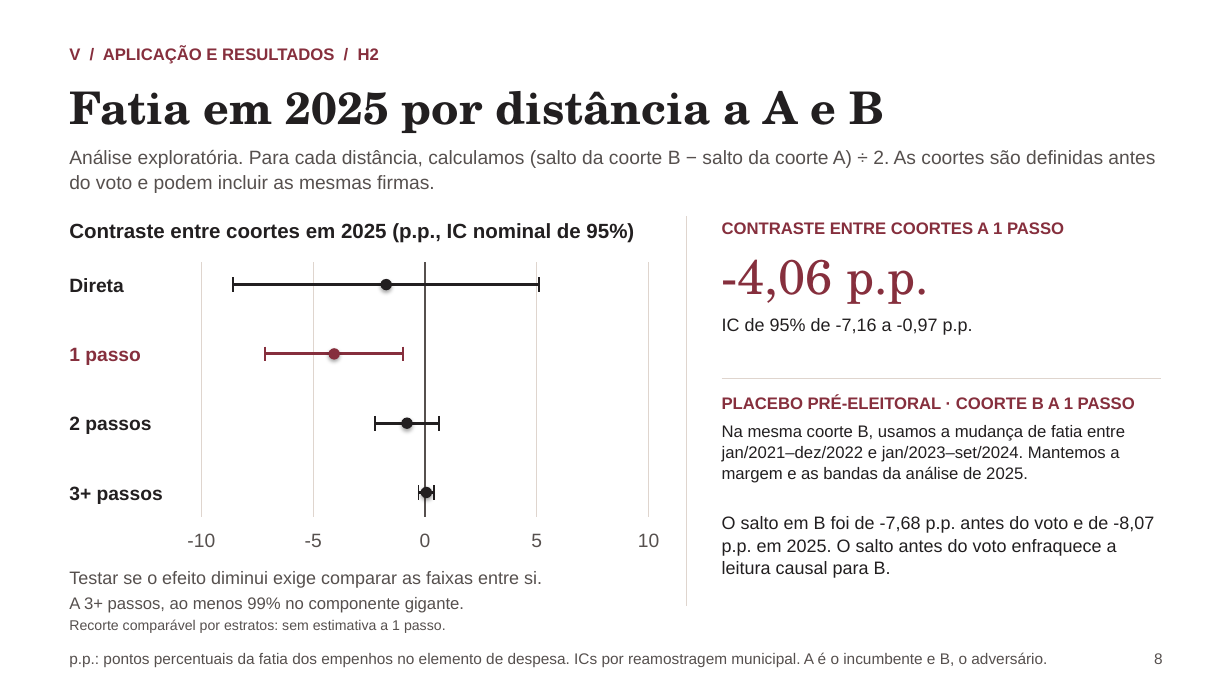
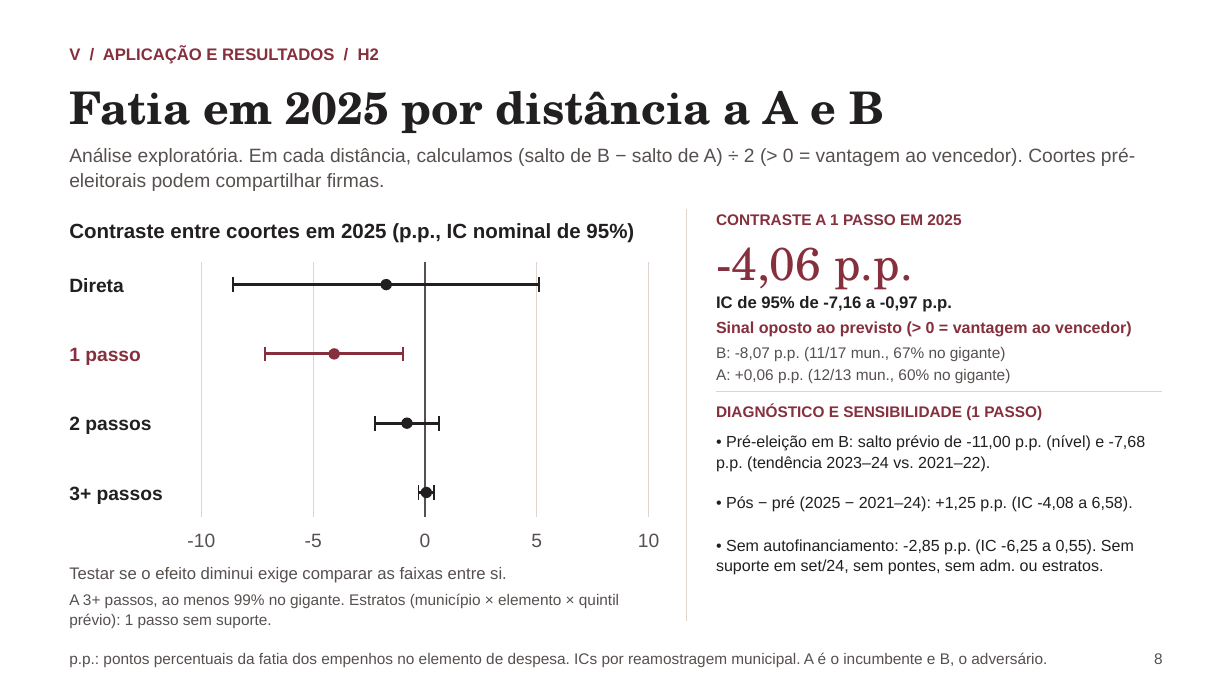
Before and after one commit to rafaelt0/redes-empresariais-alternancia-politica, a slide deck: slide 8 of output/deck.pptx. Drawn at 1232x693 pixels with LibreOffice and Linux fonts; fonts in the diff are those of the drawing. Boxes give left, top, right and bottom in pixels: in the first picture for what was removed or moved away, otherwise in the second. Text is boxed around its words. In the diff, an @@ line names an element or a change of style, - is before the commit and + after.

```diff
--- a/output/deck.pptx
+++ b/output/deck.pptx
@@ text at (69,148,1135,191): text changed @@
-Análise exploratória. Para cada distância, calculamos (salto da coorte B − salto da coorte A) ÷ 2. As coortes são definidas antes do voto e podem incluir as mesmas firmas.
+Análise exploratória. Em cada distância, calculamos (salto de B − salto de A) ÷ 2 (> 0 = vantagem ao vencedor). Coortes pré-eleitorais podem compartilhar firmas.
@@ line moved from (687, 216) - (687, 606) to (687, 209) - (687, 621) @@
@@ text "-4,06 p.p.": place and size @@
-text "-4,06 p.p." at (722,259,929,304)
+text "-4,06 p.p." at (716,247,913,290)
@@ text "-4,06 p.p." at (716,247,913,290): size 38 to 36 pt @@
@@ text at (716,214,961,225): text changed; size 13 to 12 pt @@
-CONTRASTE ENTRE COORTES A 1 PASSO
+CONTRASTE A 1 PASSO EM 2025
@@ text "IC de 95% de -7,16 ...": place and size @@
-text "IC de 95% de -7,16 ..." at (722,318,973,335)
+text "IC de 95% de -7,16 ..." at (716,296,952,312)
@@ text "IC de 95% de -7,16 ..." at (716,296,952,312): size 14 to 13 pt, bold on @@
@@ text added at (716,321,1132,337), 12.5 pt, text #862F3D, bold @@
+Sinal oposto ao previsto (> 0 = vantagem ao vencedor)
@@ text added at (716,347,1006,361), 12 pt, text #56504E @@
+B: -8,07 p.p. (11/17 mun., 67% no gigante)
@@ text at (716,369,1011,383): text changed; size 13 to 12 pt; text colour #862F3D to #56504E; bold off @@
-PLACEBO PRÉ-ELEITORAL · COORTE B A 1 PASSO
+A: +0,06 p.p. (12/13 mun., 60% no gigante)
@@ line moved from (722, 379) - (1162, 379) to (716, 392) - (1163, 392) @@
@@ text at (716,405,1042,420): text changed; size 14 to 12 pt; text colour #221F20 to #862F3D; bold on @@
-O salto em B foi de -7,68 p.p. antes do voto e de -8,07 p.p. em 2025. O salto antes do voto enfraquece a leitura causal para B.
+DIAGNÓSTICO E SENSIBILIDADE (1 PASSO)
@@ text added at (716,435,1146,472), 12.5 pt, text #221F20 @@
+• Pré-eleição em B: salto prévio de -11,00 p.p. (nível) e -7,68 p.p. (tendência 2023–24 vs. 2021–22).
@@ text removed at (722,425,1125,483) @@
-Na mesma coorte B, usamos a mudança de fatia entre jan/2021–dez/2022 e jan/2023–set/2024. Mantemos a margem e as bandas da análise de 2025.
@@ shadow off in 4 elements at (381,279,392,290), (328,348,339,360), (401,418,412,429), (421,487,432,498) @@
@@ text added at (726,496,1133,512), 12.5 pt, text #221F20 @@
+• Pós − pré (2025 − 2021–24): +1,25 p.p. (IC -4,08 a 6,58).
@@ text added at (716,539,1134,575), 12.5 pt, text #221F20 @@
+• Sem autofinanciamento: -2,85 p.p. (IC -6,25 a 0,55). Sem suporte em set/24, sem pontes, sem adm. ou estratos.
@@ text "Testar se o efeito diminui ..." at (69,567,507,583): size 14 to 13 pt @@
@@ text at (69,593,619,628): text changed; size 13 to 12 pt @@
-A 3+ passos, ao menos 99% no componente gigante.
+A 3+ passos, ao menos 99% no gigante. Estratos (município × elemento × quintil prévio): 1 passo sem suporte.
@@ text removed at (69,619,446,633) @@
-Recorte comparável por estratos: sem estimativa a 1 passo.
```
Also in this commit, not shown: 6 other slides changed, 10 other files.
